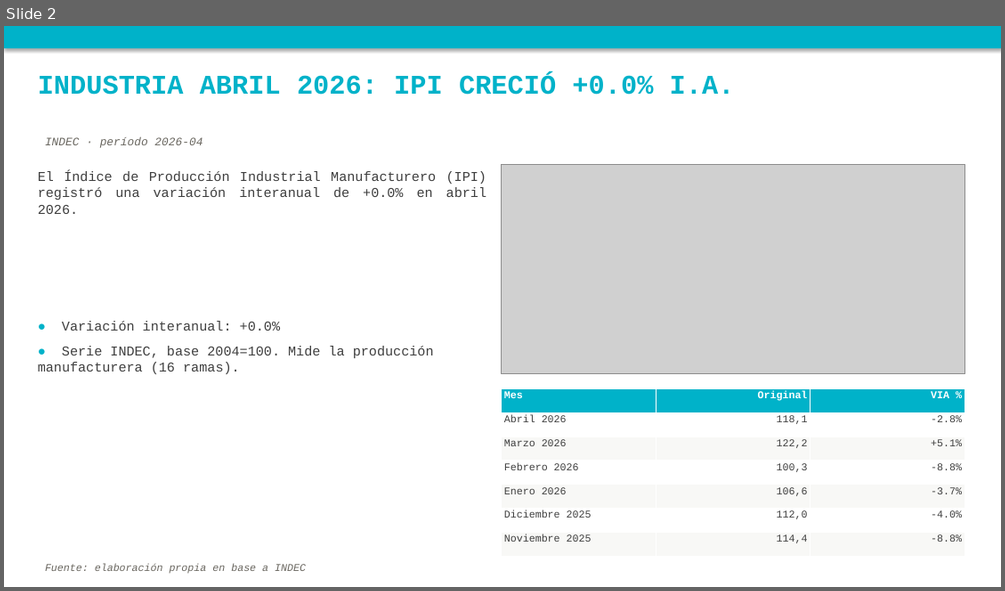
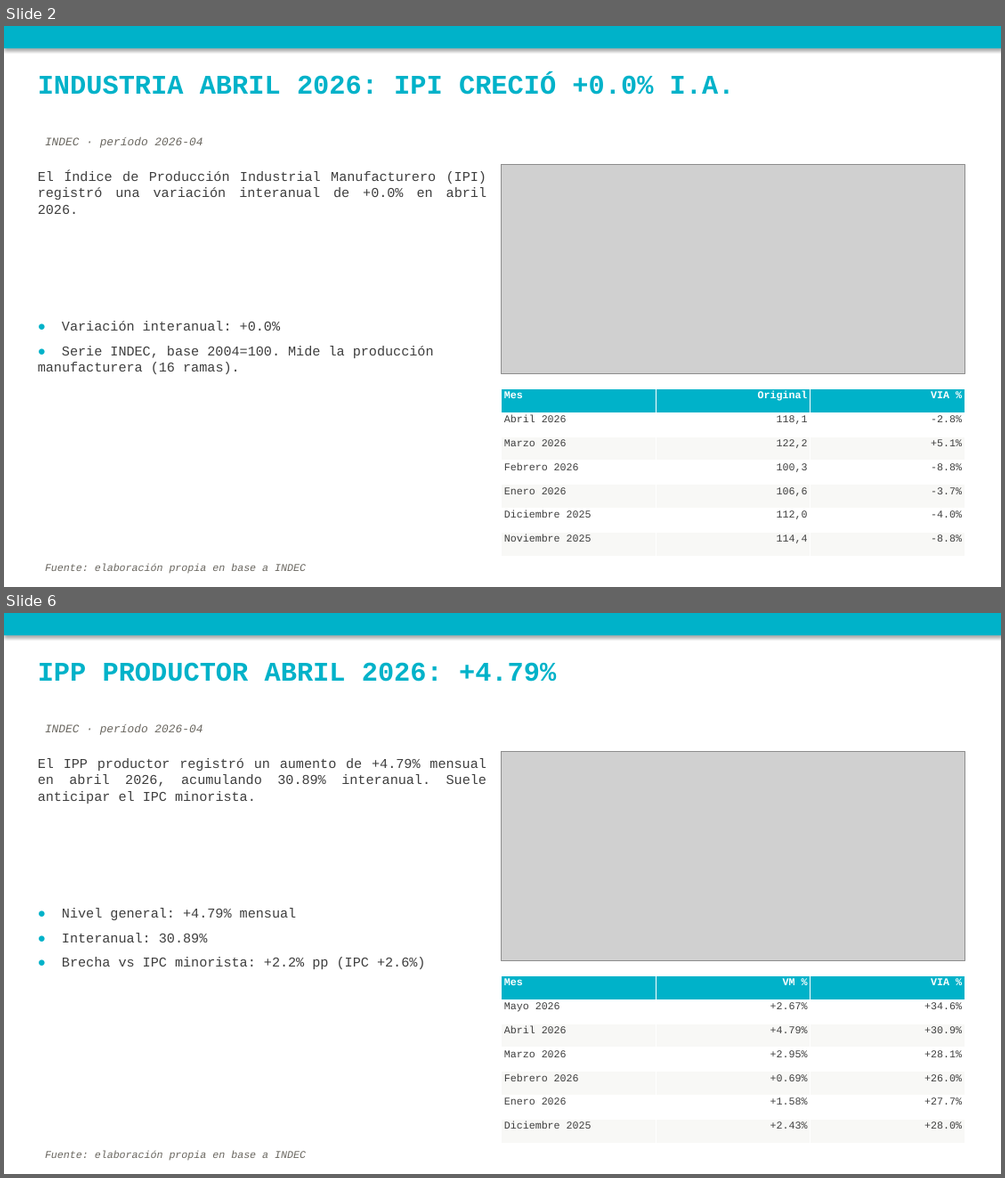
Before and after one commit to nwalovnik/boludos-ppt, a slide deck: publicaciones_semana.pptx. Shown one above the other, each under a label of ours: slide 2 before the commit, slides 2 and 6 after it; the slides between them are not shown. The pictures are 1005x591 and 1005x1178 pixels, drawn with LibreOffice and Linux fonts; fonts in the diff are those of the drawing; grey boxes stand for pictures. Boxes give left, top, right and bottom in pixels: in the first picture for what was removed or moved away, otherwise in the second. Text is boxed around its words. In the diff, an @@ line names an element or a change of style, - is before the commit and + after.

```diff
--- a/publicaciones_semana.pptx
+++ b/publicaciones_semana.pptx
@@ slide 6 added at (4, 613, 1001, 1174), background #FFFFFF @@
@@ rectangle added at (4, 613, 1001, 635), fill #00B2C9 @@
@@ text added at (38, 662, 556, 682), 26 pt, text #00B2C9, bold @@
+IPP PRODUCTOR ABRIL 2026: +4.79%
@@ text added at (45, 724, 202, 735), 11 pt, text #6A6760, italic @@
+INDEC · período 2026-04
@@ text added at (38, 758, 486, 803), 13 pt, text #3F3F3F @@
+El IPP productor registró un aumento de +4.79% mensual en abril 2026, acumulando 30.89% interanual. Suele anticipar el IPC minorista.
@@ picture added at (502, 751, 965, 961) @@
@@ text added at (62, 908, 426, 969), 13 pt, text #3F3F3F @@
+● Nivel general: +4.79% mensual
+● Interanual: 30.89%
+● Brecha vs IPC minorista: +2.2% pp (IPC +2.6%)
@@ table added at (502, 976, 966, 1143), 7 rows, 3 columns @@
+Mes | VM % | VIA %
+Mayo 2026 | +2.67% | +34.6%
+Abril 2026 | +4.79% | +30.9%
+Marzo 2026 | +2.95% | +28.1%
+Febrero 2026 | +0.69% | +26.0%
+Enero 2026 | +1.58% | +27.7%
+Diciembre 2025 | +2.43% | +28.0%
@@ text added at (45, 1150, 306, 1160), 10 pt, text #6A6760, italic @@
+Fuente: elaboración propia en base a INDEC
```
Also in this commit, not shown: 1 slide changed, 4 other slides added, 5 other files.
